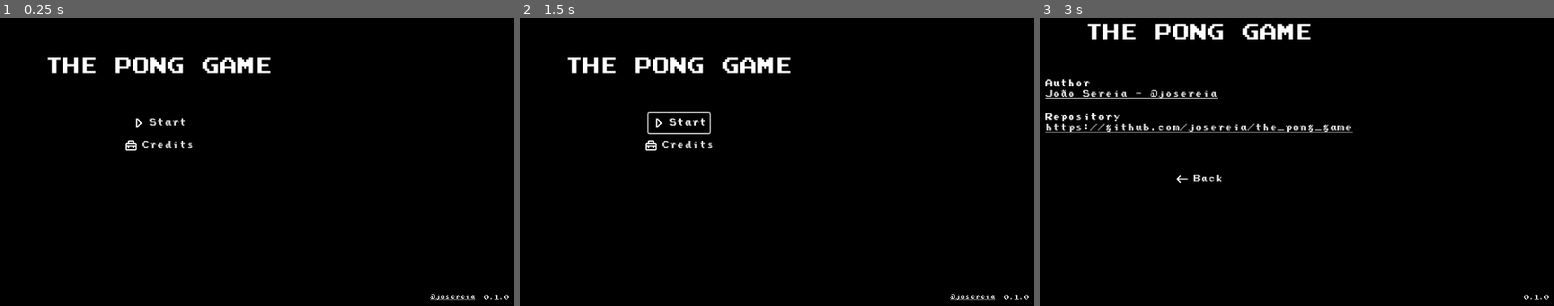
Above: before the commit, frames 1-3 (left to right).
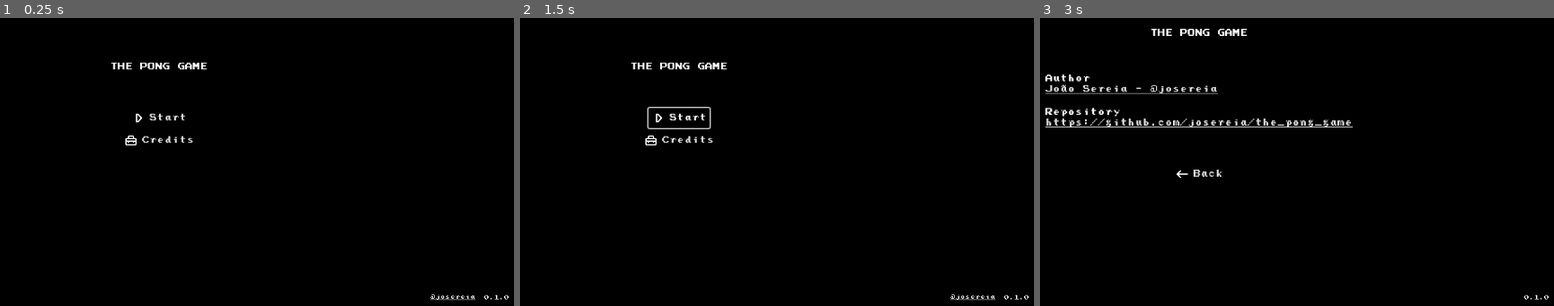
Above: after the commit, the same moments.

Repository: josereia/the_pong_game
Game: Godot game, scene res://scenes/main.tscn
Same seed, same stepped clock (60 frames per second), same inputs: the game is played once before the commit and once after it.
Inputs:
- Up to frame 1 (0.25 s): no input
- Up to frame 2 (1.5 s): click "Start" at 0.5 s; click "Start" at 1.25 s
- Up to frame 3 (3 s): click "Start" at 2 s; click "Credits" at 2.75 s

The runs differ from the first frame. In frame 1, 1.9% of the frame differs, in the area x 9-53%, y 13-47%; in frame 2, 2.2%; in frame 3, 4.3%, in the area x 1-61%, y 1-58%.

Commit message:
feat(styles/theme): set the label size to 12px

Diff:
--- a/styles/theme.tres
+++ b/styles/theme.tres
@@ -10,6 +10,7 @@
 Button/fonts/font = ExtResource("1_hyye8")
 Button/styles/hover = ExtResource("2_nqffp")
 Button/styles/normal = ExtResource("3_btxiw")
+Label/font_sizes/font_size = 12
 Label/fonts/font = ExtResource("1_hyye8")
 LinkButton/font_sizes/font_size = 12
 LinkButton/fonts/font = ExtResource("1_hyye8")
